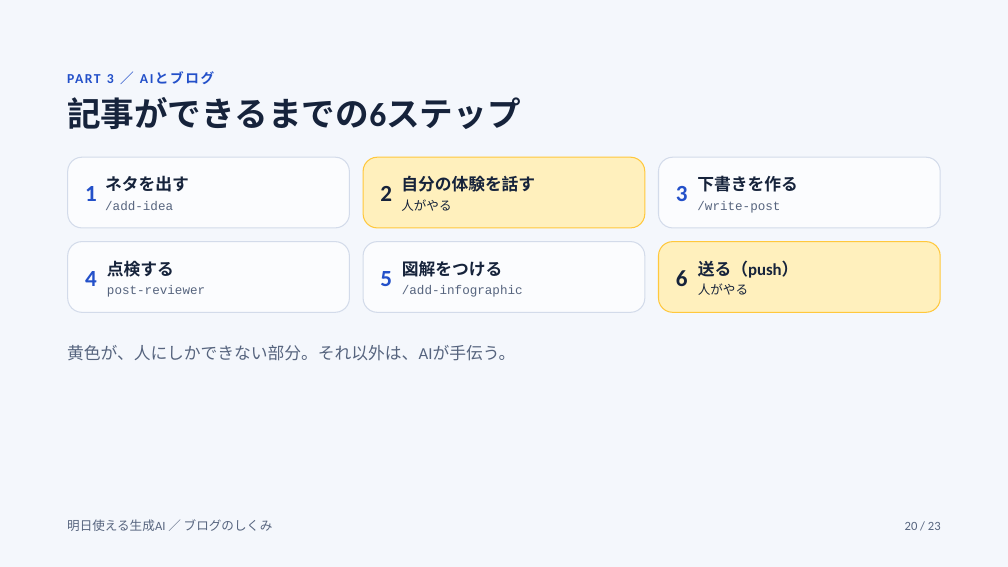
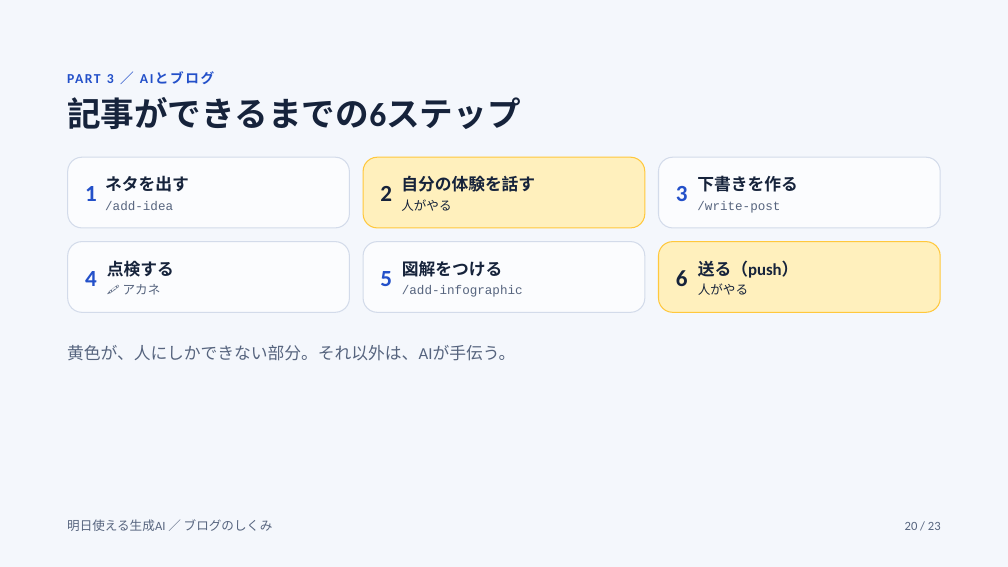
Before and after one commit to raindrop-aqua/blog-ap-sys, a slide deck: slide 20 of docs/reference/blog-mechanism-slides/export/ブログのしくみ解説スライド.pptx. Drawn at 1008x567 pixels with LibreOffice and Linux fonts; fonts in the diff are those of the drawing. Boxes give left, top, right and bottom in pixels: in the first picture for what was removed or moved away, otherwise in the second. Text is boxed around its words. In the diff, an @@ line names an element or a change of style, - is before the commit and + after.

```diff
--- a/docs/reference/blog-mechanism-slides/export/ブログのしくみ解説スライド.pptx
+++ b/docs/reference/blog-mechanism-slides/export/ブログのしくみ解説スライド.pptx
@@ text at <box>123,284,161,295</box>: text changed @@
-post-reviewer
+🖍️ アカネ
```
Also in this commit, not shown: 2 other slides changed, 13 other files.
